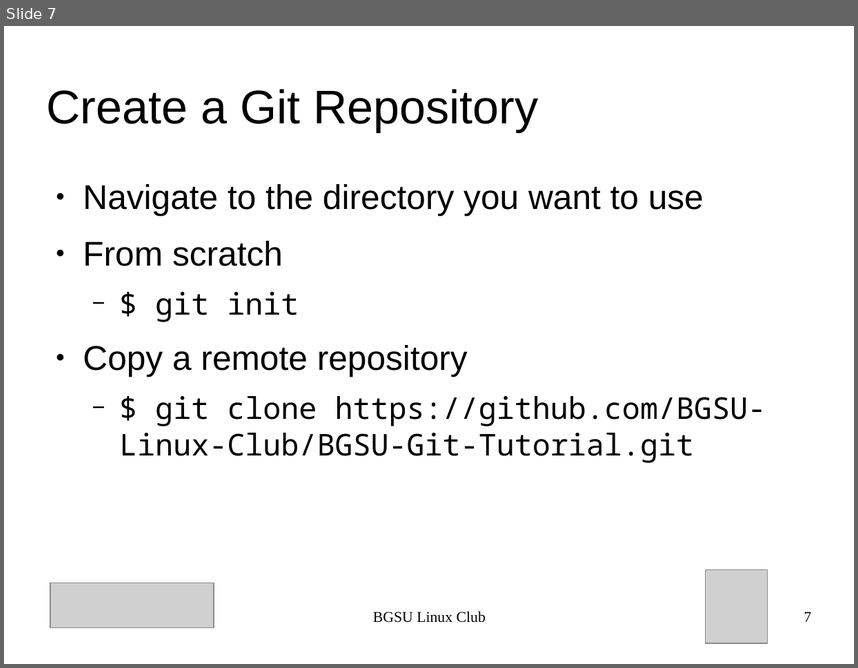
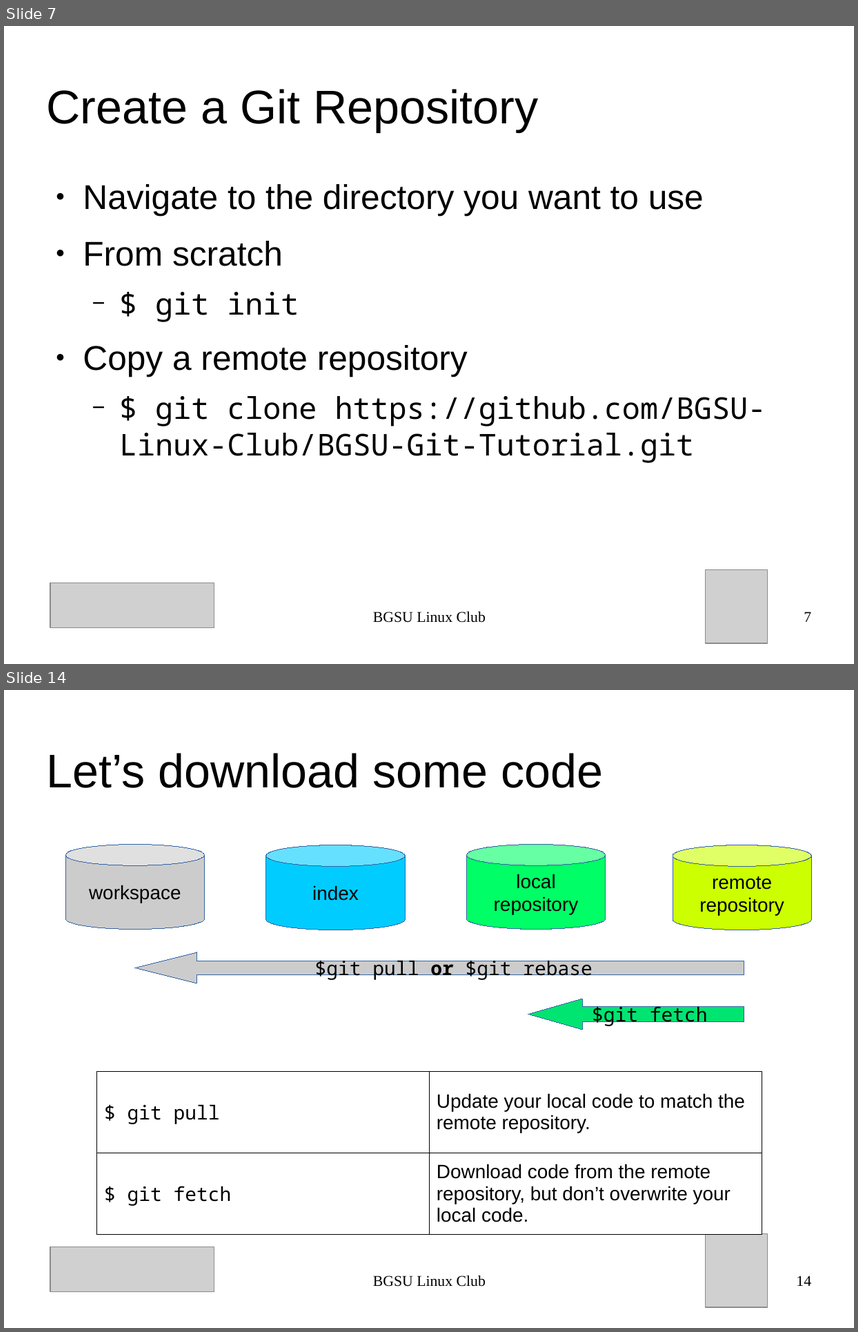
Before and after one commit to BGSU-Linux-Club/BGSU-Git-Tutorial, a slide deck: presentation.odp. Shown one above the other, each under a label of ours: slide 7 before the commit, slides 7 and 14 after it; the slides between them are not shown. The pictures are 858x668 and 858x1332 pixels, drawn with LibreOffice and Linux fonts; fonts in the diff are those of the drawing; grey boxes stand for pictures. Boxes give left, top, right and bottom in pixels: in the first picture for what was removed or moved away, otherwise in the second. Text is boxed around its words. In the diff, an @@ line names an element or a change of style, - is before the commit and + after.

```diff
--- a/presentation.odp
+++ b/presentation.odp
@@ slide 14 added at bbox=[4, 690, 854, 1328], background #FFFFFF @@
@@ title added at bbox=[47, 753, 603, 788], 44 pt, text #000000 @@
+Let’s download some code
@@ cylinder added at bbox=[65, 845, 205, 929], fill #CCCCCC, outline #3465A4 0 pt, 18 pt, text #000000 @@
+workspace
@@ cylinder added at bbox=[266, 845, 405, 930], fill #00CCFF, outline #3465A4 0 pt, 18 pt, text #000000 @@
+index
@@ cylinder added at bbox=[467, 845, 606, 929], fill #00FF66, outline #3465A4 0 pt, 18 pt, text #000000 @@
+local
+repository
@@ cylinder added at bbox=[673, 845, 812, 930], fill #CCFF00, outline #3465A4 0 pt, 18 pt, text #000000 @@
+remote
+repository
@@ left arrow added at bbox=[135, 952, 744, 983], fill #CCCCCC, outline #3465A4 0 pt, 18 pt, text #000000 @@
+$git pull or $git rebase
@@ left arrow added at bbox=[528, 998, 744, 1029], fill #00E472, outline #3465A4 0 pt, 18 pt, text #000000 @@
+$git fetch
@@ table added at bbox=[96, 1071, 762, 1234], 2 rows, 2 columns @@
+$ git pull | Update your local code to match the remote repository.
+$ git fetch | Download code from the remote repository, but don’t overwrite your local code.
@@ picture added at bbox=[50, 1247, 214, 1292] @@
@@ picture added at bbox=[706, 1234, 768, 1307] @@
@@ text added at bbox=[373, 1275, 486, 1286], 14 pt, text #000000 @@
+BGSU Linux Club
@@ page number added at bbox=[796, 1275, 811, 1285], 14 pt, text #000000 @@
+14
```
Also in this commit, not shown: 5 slides changed, 4 other slides added, 1 other file.
